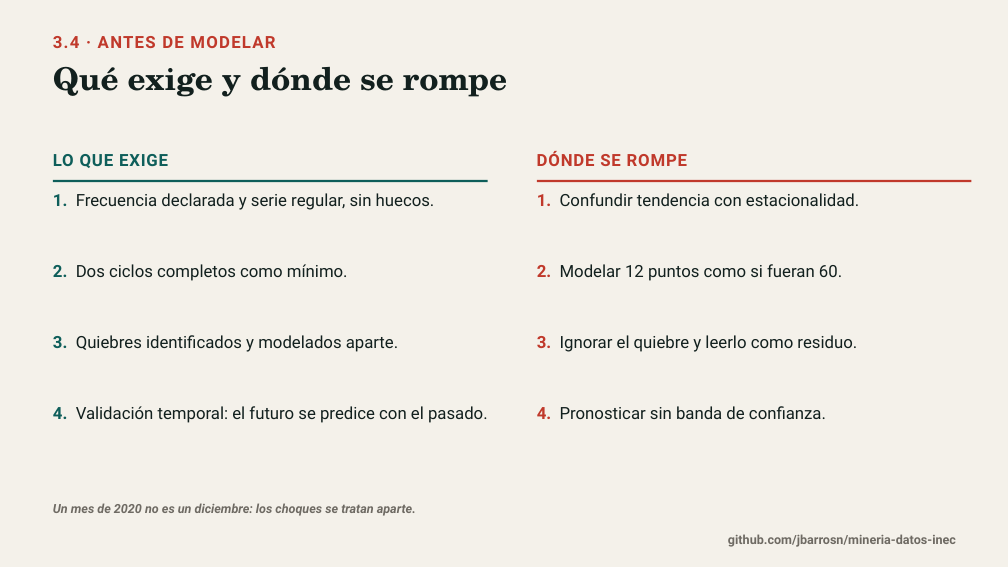
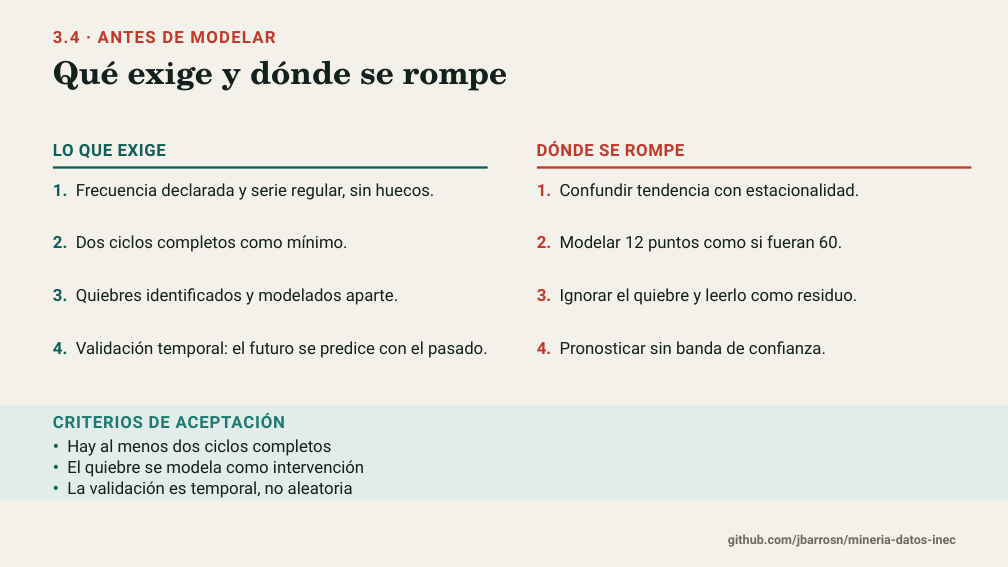
Before and after one commit to jbarrosn/mineria-datos-inec, a slide deck: slide 6 of docs/diapositivas/04_analisis_temporal.pptx. Drawn at 1008x567 pixels with LibreOffice and Linux fonts; fonts in the diff are those of the drawing. Boxes give left, top, right and bottom in pixels: in the first picture for what was removed or moved away, otherwise in the second. Text is boxed around its words. In the diff, an @@ line names an element or a change of style, - is before the commit and + after.

Commit message:
Agrega criterios de aceptacion a cada lamina y reajusta la retícula

```diff
--- a/docs/diapositivas/04_analisis_temporal.pptx
+++ b/docs/diapositivas/04_analisis_temporal.pptx
@@ text "3.4 · ANTES DE MODELAR": place and size @@
-text "3.4 · ANTES DE MODELAR" at <box>53,36,275,48</box>
+text "3.4 · ANTES DE MODELAR" at <box>53,31,275,43</box>
@@ text "Qué exige y dónde se ...": place and size @@
-text "Qué exige y dónde se ..." at <box>53,67,507,97</box>
+text "Qué exige y dónde se ..." at <box>53,61,507,91</box>
@@ text "LO QUE EXIGE": place and size @@
-text "LO QUE EXIGE" at <box>53,154,168,168</box>
+text "LO QUE EXIGE" at <box>53,144,166,158</box>
@@ text "LO QUE EXIGE" at <box>53,144,166,158</box>: letter spacing 0.8 to 0.6 pt @@
@@ text "DÓNDE SE ROMPE": place and size @@
-text "DÓNDE SE ROMPE" at <box>537,151,687,166</box>
+text "DÓNDE SE ROMPE" at <box>537,141,685,156</box>
@@ text "DÓNDE SE ROMPE" at <box>537,141,685,156</box>: letter spacing 0.8 to 0.6 pt @@
@@ text "1. Frecuencia declarada y serie ...": place and size @@
-text "1. Frecuencia declarada y serie ..." at <box>53,193,435,210</box>
+text "1. Frecuencia declarada y serie ..." at <box>53,183,435,200</box>
@@ rectangle: place and size @@
-rectangle at <box>53,180,488,182</box>
+rectangle at <box>53,166,488,169</box>
@@ text "1. Confundir tendencia con estacionalidad.": place and size @@
-text "1. Confundir tendencia con estacionalidad." at <box>537,193,859,206</box>
+text "1. Confundir tendencia con estacionalidad." at <box>537,183,859,196</box>
@@ rectangle: place and size @@
-rectangle at <box>537,180,972,182</box>
+rectangle at <box>537,166,972,169</box>
@@ text "2. Dos ciclos completos como ...": place and size @@
-text "2. Dos ciclos completos como ..." at <box>53,264,348,281</box>
+text "2. Dos ciclos completos como ..." at <box>53,235,348,252</box>
@@ text "2. Modelar 12 puntos como ...": place and size @@
-text "2. Modelar 12 puntos como ..." at <box>537,264,842,281</box>
+text "2. Modelar 12 puntos como ..." at <box>537,235,842,252</box>
@@ text "3. Quiebres identificados y modelados ...": place and size @@
-text "3. Quiebres identificados y modelados ..." at <box>53,335,398,352</box>
+text "3. Quiebres identificados y modelados ..." at <box>53,288,398,305</box>
@@ text "3. Ignorar el quiebre y ...": place and size @@
-text "3. Ignorar el quiebre y ..." at <box>537,335,857,352</box>
+text "3. Ignorar el quiebre y ..." at <box>537,288,857,305</box>
@@ text "4. Validación temporal: el futuro ...": place and size @@
-text "4. Validación temporal: el futuro ..." at <box>53,406,488,423</box>
+text "4. Validación temporal: el futuro ..." at <box>53,341,488,358</box>
@@ line spacing 1.12 to 1.08 in 8 elements at <box>53,183,435,200</box>, <box>537,183,859,196</box>, <box>53,235,348,252</box>, <box>537,235,842,252</box>, <box>53,288,398,305</box>, <box>537,288,857,305</box>, <box>53,341,488,358</box>, <box>537,341,826,354</box> @@
@@ text "4. Pronosticar sin banda de ...": place and size @@
-text "4. Pronosticar sin banda de ..." at <box>537,406,826,419</box>
+text "4. Pronosticar sin banda de ..." at <box>537,341,826,354</box>
@@ rectangle added at <box>0,405,1008,501</box>, fill #E2ECE9 @@
@@ text added at <box>53,413,285,428</box>, 16 pt, text #1B7A73, bold @@
+CRITERIOS DE ACEPTACIÓN
@@ text added at <box>67,439,364,498</box>, 16 pt, text #12201E @@
+• Hay al menos dos ciclos completos
+• El quiebre se modela como intervención
+• La validación es temporal, no aleatoria
@@ text removed at <box>53,503,416,516</box> @@
-Un mes de 2020 no es un diciembre: los choques se tratan aparte.
```
Also in this commit, not shown: 9 other slides changed, 9 other files.
